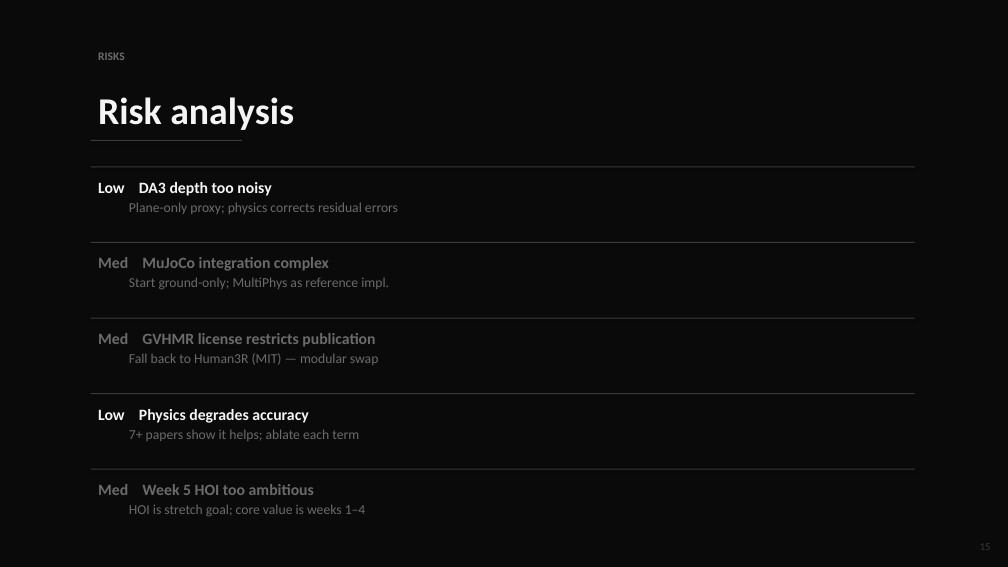
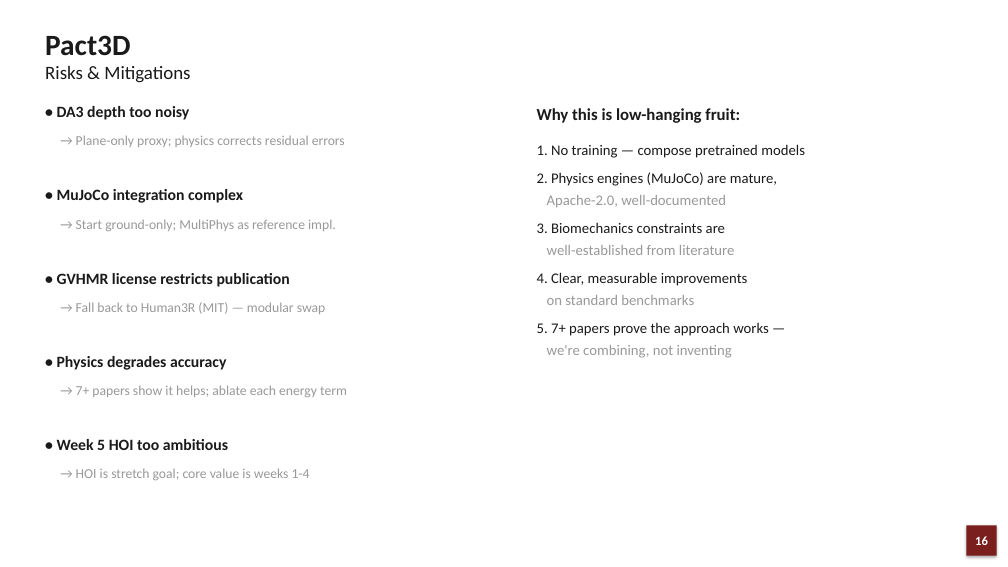
Before and after one commit to JCNTH/Pact3D, a slide deck: slide 16 of Pact3D_Presentation.pptx (slide 15 before the commit). Drawn at 1008x567 pixels with LibreOffice and Linux fonts; fonts in the diff are those of the drawing. Boxes give left, top, right and bottom in pixels: in the first picture for what was removed or moved away, otherwise in the second. Text is boxed around its words. In the diff, an @@ line names an element or a change of style, - is before the commit and + after.

```diff
--- a/Pact3D_Presentation.pptx
+++ b/Pact3D_Presentation.pptx
@@ background #0A0A0A to #FFFFFF @@
@@ text added at [45, 35, 130, 56], 28 pt, text #1A1A1A, bold @@
+Pact3D
@@ text at [45, 66, 190, 83]: text changed; size 11 to 18 pt; text colour #6B6B6B to #1A1A1A; bold off @@
-RISKS
+Risks & Mitigations
@@ text added at [57, 106, 189, 120], 15 pt, text #1A1A1A, bold @@
+• DA3 depth too noisy
@@ text removed at [98, 97, 294, 130] @@
-Risk analysis
@@ text added at [537, 108, 805, 358], 14 pt, text #1A1A1A @@
+Why this is low-hanging fruit:
+1. No training — compose pretrained models
+2. Physics engines (MuJoCo) are mature,
+Apache-2.0, well-documented
+3. Biomechanics constraints are
+well-established from literature
+4. Clear, measurable improvements
+on standard benchmarks
+5. 7+ papers prove the approach works —
+we're combining, not inventing
@@ text at [76, 135, 345, 147]: text changed; text colour #6B6B6B to #999999 @@
-Low DA3 depth too noisy
-Plane-only proxy; physics corrects residual errors
+→ Plane-only proxy; physics corrects residual errors
@@ rectangle removed at [91, 140, 242, 141] @@
@@ rectangle removed at [91, 166, 915, 167] @@
@@ text added at [57, 189, 243, 203], 15 pt, text #1A1A1A, bold @@
+• MuJoCo integration complex
@@ text at [76, 219, 336, 231]: text changed; text colour #6B6B6B to #999999 @@
-Med MuJoCo integration complex
-Start ground-only; MultiPhys as reference impl.
+→ Start ground-only; MultiPhys as reference impl.
@@ rectangle removed at [91, 242, 915, 243] @@
@@ text added at [57, 273, 290, 287], 15 pt, text #1A1A1A, bold @@
+• GVHMR license restricts publication
@@ text at [76, 302, 326, 314]: text changed; size 15 to 13 pt; text colour #6B6B6B to #999999; bold off @@
-Med GVHMR license restricts publication
-Fall back to Human3R (MIT) — modular swap
+→ Fall back to Human3R (MIT) — modular swap
@@ rectangle removed at [91, 318, 915, 318] @@
@@ text added at [57, 356, 226, 370], 15 pt, text #1A1A1A, bold @@
+• Physics degrades accuracy
@@ text at [76, 385, 347, 397]: text changed; text colour #6B6B6B to #999999 @@
-Low Physics degrades accuracy
-7+ papers show it helps; ablate each term
+→ 7+ papers show it helps; ablate each energy term
@@ rectangle removed at [91, 393, 915, 394] @@
@@ text added at [57, 439, 228, 450], 15 pt, text #1A1A1A, bold @@
+• Week 5 HOI too ambitious
@@ text at [76, 468, 310, 480]: text changed; text colour #6B6B6B to #999999 @@
-Med Week 5 HOI too ambitious
-HOI is stretch goal; core value is weeks 1–4
+→ HOI is stretch goal; core value is weeks 1-4
@@ rectangle removed at [91, 469, 915, 470] @@
@@ rectangle added at [966, 526, 997, 556], fill #7B1E1E, 12 pt, text #FFFFFF, bold @@
+16
@@ text removed at [980, 541, 991, 554] @@
-15
```
Also in this commit, not shown: 5 other slides changed, 11 slides added, 10 slides removed, 10 other files.
